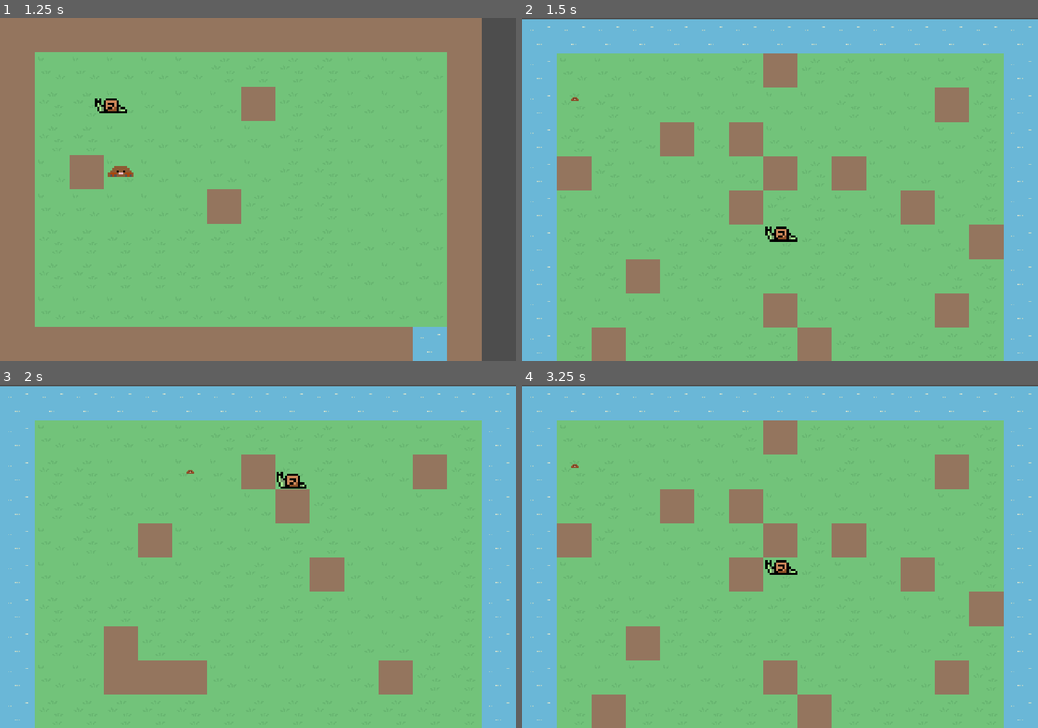
Above: before the commit, frames 1-4 (two rows, left to right).
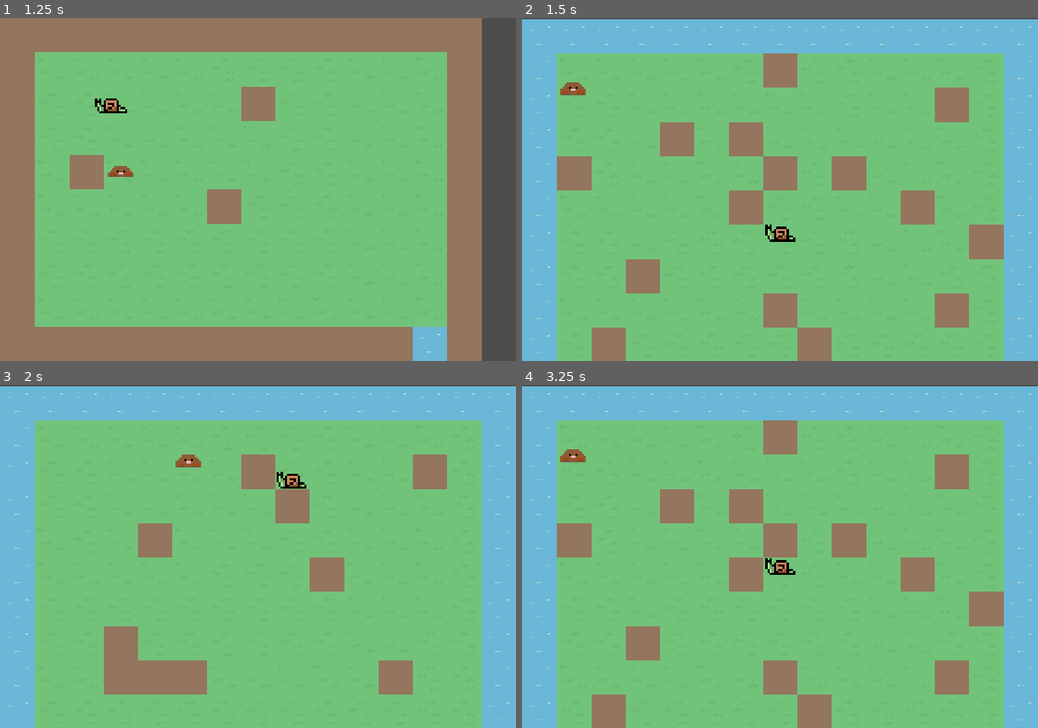
Above: after the commit, the same moments.

Repository: mrw436/SNAILS
Game: Godot game, scene res://main.tscn
Two runs of this game, one before a commit and one after it. Both use one fixed random seed, a clock stepped at 60 frames per second and the inputs below.
Inputs:
- Up to frame 1 (1.25 s): tap Enter at 0.5 s; hold Right (move_right) from 0.53 s (still down); hold 1 (level_one) from 0.53 s (still down); tap 3 (level_three) at 0.8 s
- Up to frame 2 (1.5 s): tap Space at 1.25 s; release Right (move_right) at 1.28 s; release 1 (level_one) at 1.28 s; hold Down (move_down) from 1.28 s (still down); tap 3 (level_three) at 1.35 s
- Up to frame 3 (2 s): keep holding Down (move_down); tap 2 (level_two) at 1.55 s
- Up to frame 4 (3.25 s): tap Enter at 2 s; release Down (move_down) at 2.03 s; hold Right (move_right) 2.03-2.78 s; hold 2 (level_two) 2.03-2.78 s; tap 1 (level_one) at 2.3, 2.85 s; tap Space at 2.75 s; hold Up (move_up) from 2.78 s (still down); tap 3 (level_three) at 3.05 s

Frame 1 is identical in both runs. In frame 2, 0.2% of the frame differs, in the area x 7-54%, y 18-66%; in frame 3, 0.2%; in frame 4, 0.2%.
Error before the commit: Cannot call method 'change_scene_to_file' on a null value. (res://hud.gd:18)
Error after the commit: Parse Error: Expected indented block after "if" block. (res://audio_stream_player.gd:11)

Commit message:
chanigng mole size commenting out sound

Diff:
--- a/audio_stream_player.gd
+++ b/audio_stream_player.gd
@@ -9,5 +9,5 @@
 # Called every frame. 'delta' is the elapsed time since the previous frame.
 func _process(_delta: float) -> void:
 	if !playing:
-		play();
+		#play();
 	pass
--- a/level_2.tscn
+++ b/level_2.tscn
@@ -20,7 +20,7 @@
 
 [node name="Mole" parent="." instance=ExtResource("3_nldai")]
 position = Vector2(177, 85)
-scale = Vector2(0.6, 0.6)
+scale = Vector2(2, 2)
 
 [node name="HUD" parent="." instance=ExtResource("4_w3q8a")]
 
--- a/level_3.tscn
+++ b/level_3.tscn
@@ -20,7 +20,7 @@
 
 [node name="Mole" parent="." instance=ExtResource("3_vf8cp")]
 position = Vector2(49, 80)
-scale = Vector2(0.6, 0.6)
+scale = Vector2(2, 2)
 
 [node name="HUD" parent="." instance=ExtResource("4_roi0q")]
 
--- a/player.tscn
+++ b/player.tscn
@@ -28,7 +28,7 @@
 scale = Vector2(5, 5)
 sprite_frames = SubResource("SpriteFrames_ssnnt")
 animation = &"move"
-frame_progress = 0.690388
+frame_progress = 0.985153
 
 [node name="CollisionShape2D" type="CollisionShape2D" parent="."]
 position = Vector2(-4.5, -15.5)
